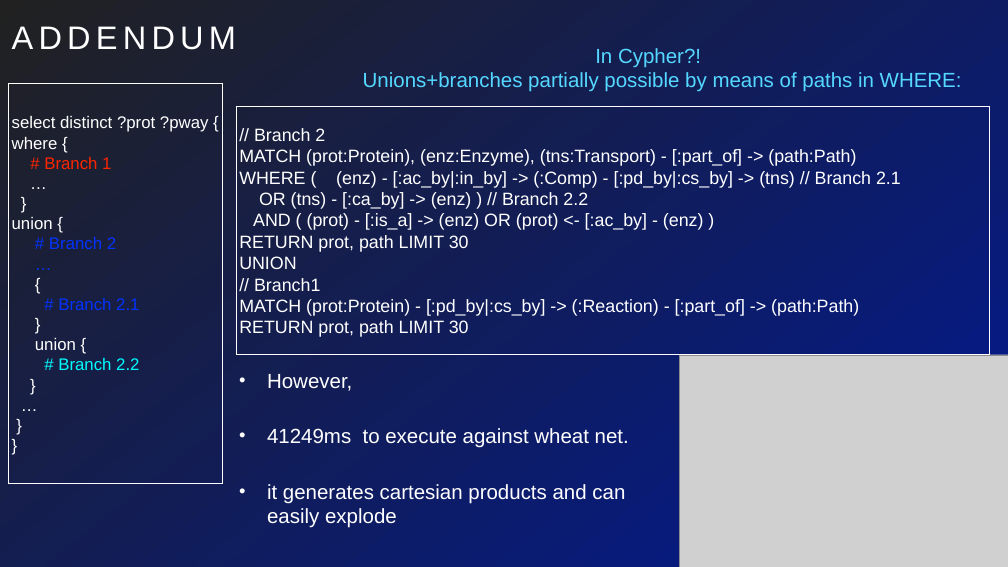
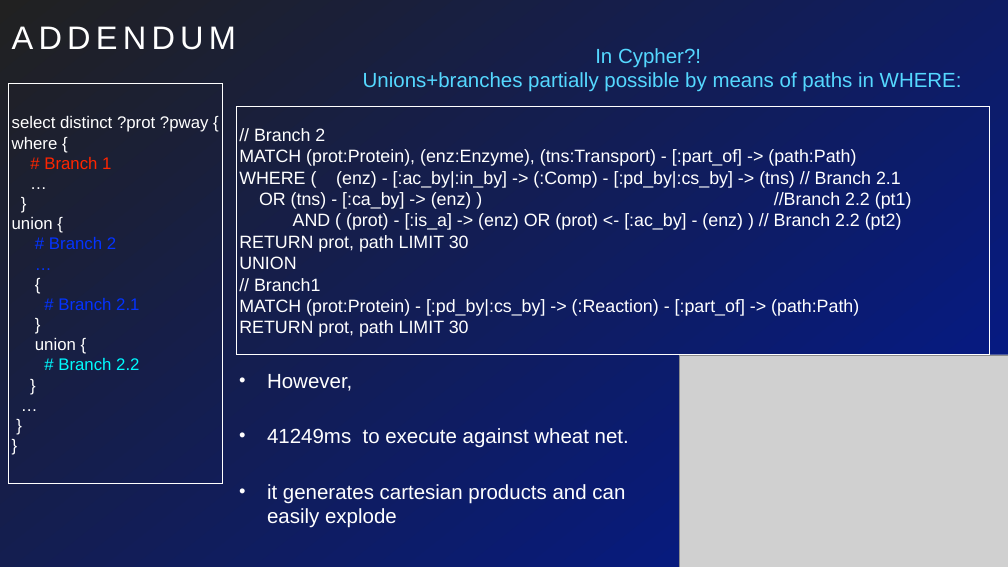
Before and after one commit to marco-brandizi/odx_neo4j_converter_test, a slide deck: slide 23 of test_report/ondex_graphdb_eval.pptx. Drawn at 1008x567 pixels with LibreOffice and Linux fonts; fonts in the diff are those of the drawing; grey boxes stand for pictures. Boxes give left, top, right and bottom in pixels: in the first picture for what was removed or moved away, otherwise in the second. Text is boxed around its words. In the diff, an @@ line names an element or a change of style, - is before the commit and + after.

```diff
--- a/test_report/ondex_graphdb_eval.pptx
+++ b/test_report/ondex_graphdb_eval.pptx
@@ text in rectangle at (x1=239, y1=128, x2=912, y2=337): text changed @@
-// Branch 2
-MATCH (prot:Protein), (enz:Enzyme), (tns:Transport) - [:part_of] -> (path:Path)
-WHERE ( (enz) - [:ac_by|:in_by] -> (:Comp) - [:pd_by|:cs_by] -> (tns) // Branch 2.1
-OR (tns) - [:ca_by] -> (enz) ) // Branch 2.2
-AND ( (prot) - [:is_a] -> (enz) OR (prot) <- [:ac_by] - (enz) )
-RETURN prot, path LIMIT 30
-UNION
-// Branch1
-MATCH (prot:Protein) - [:pd_by|:cs_by] -> (:Reaction) - [:part_of] -> (path:Path)
-RETURN prot, path LIMIT 30
+// Branch 2
+MATCH (prot:Protein), (enz:Enzyme), (tns:Transport) - [:part_of] -> (path:Path)
+WHERE ( (enz) - [:ac_by|:in_by] -> (:Comp) - [:pd_by|:cs_by] -> (tns) // Branch 2.1
+OR (tns) - [:ca_by] -> (enz) ) //Branch 2.2 (pt1)
+AND ( (prot) - [:is_a] -> (enz) OR (prot) <- [:ac_by] - (enz) ) // Branch 2.2 (pt2)
+RETURN prot, path LIMIT 30
+UNION
+// Branch1
+MATCH (prot:Protein) - [:pd_by|:cs_by] -> (:Reaction) - [:part_of] -> (path:Path)
+RETURN prot, path LIMIT 30
```
Also in this commit, not shown: 4 other slides changed, 1 other file.
